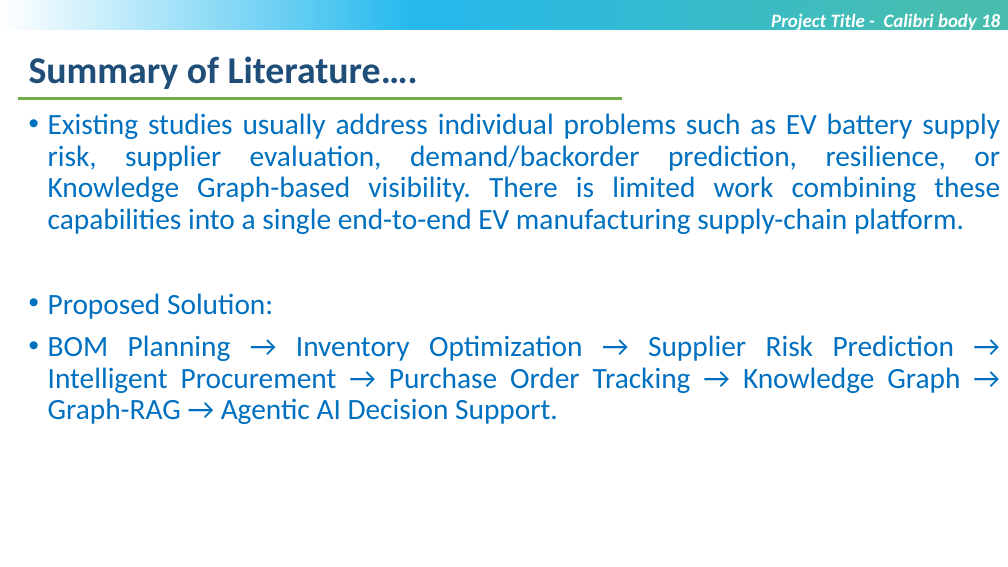
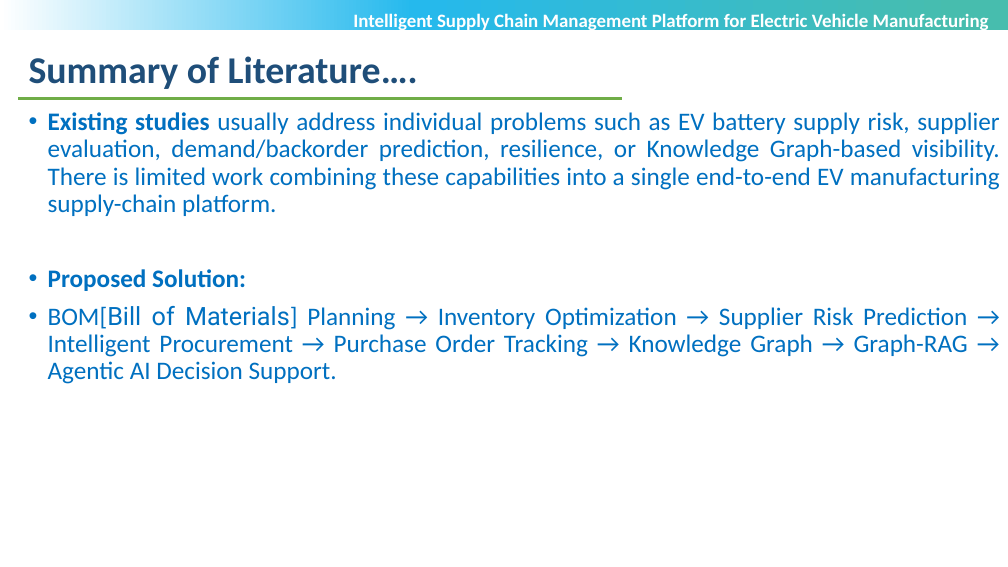
Before and after one commit to radha-gohil/INTELLIGENT-SUPPLY-CHAIN-MANAGEMENT-PLATFORM-FOR-ELECTRIC-VEHICLE-MANUFACTURING, a slide deck: slide 7 of Review-1_EV.pptx. Drawn at 1008x567 pixels with LibreOffice and Linux fonts; fonts in the diff are those of the drawing; background and template pictures are left out. Boxes give left, top, right and bottom in pixels: in the first picture for what was removed or moved away, otherwise in the second. Text is boxed around its words. In the diff, an @@ line names an element or a change of style, - is before the commit and + after.

```diff
--- a/Review-1_EV.pptx
+++ b/Review-1_EV.pptx
@@ text at box(353, 13, 989, 32): text changed; italic off @@
-Project Title - Calibri body 18
+Intelligent Supply Chain Management Platform for Electric Vehicle Manufacturing
@@ text at box(48, 112, 1000, 291): size 28 to 24 pt in "Existing studies usually address individual problems such ...", "Proposed Solution:"; bold on in "Existing studies", "Proposed Solution:" @@
@@ text at box(48, 306, 968, 384): text changed; size 28 to 24 pt @@
-• BOM Planning → Inventory Optimization → Supplier Risk Prediction → Intelligent Procurement → Purchase Order Tracking → Knowledge Graph → Graph-RAG → Agentic AI Decision Support.
+• BOM[Bill of Materials] Planning → Inventory Optimization → Supplier Risk Prediction → Intelligent Procurement → Purchase Order Tracking → Knowledge Graph → Graph-RAG → Agentic AI Decision Support.
```
Also in this commit, not shown: 10 other slides changed, 1 slide added, 1 slide removed.
